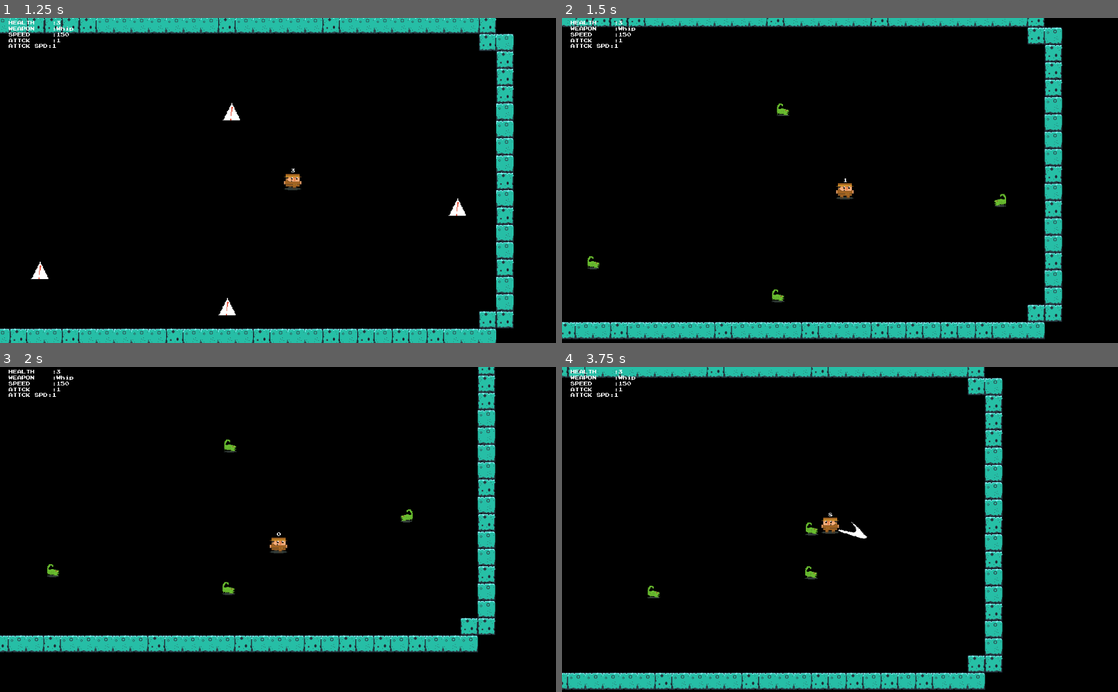
Above: before the commit, frames 1-4 (two rows, left to right).
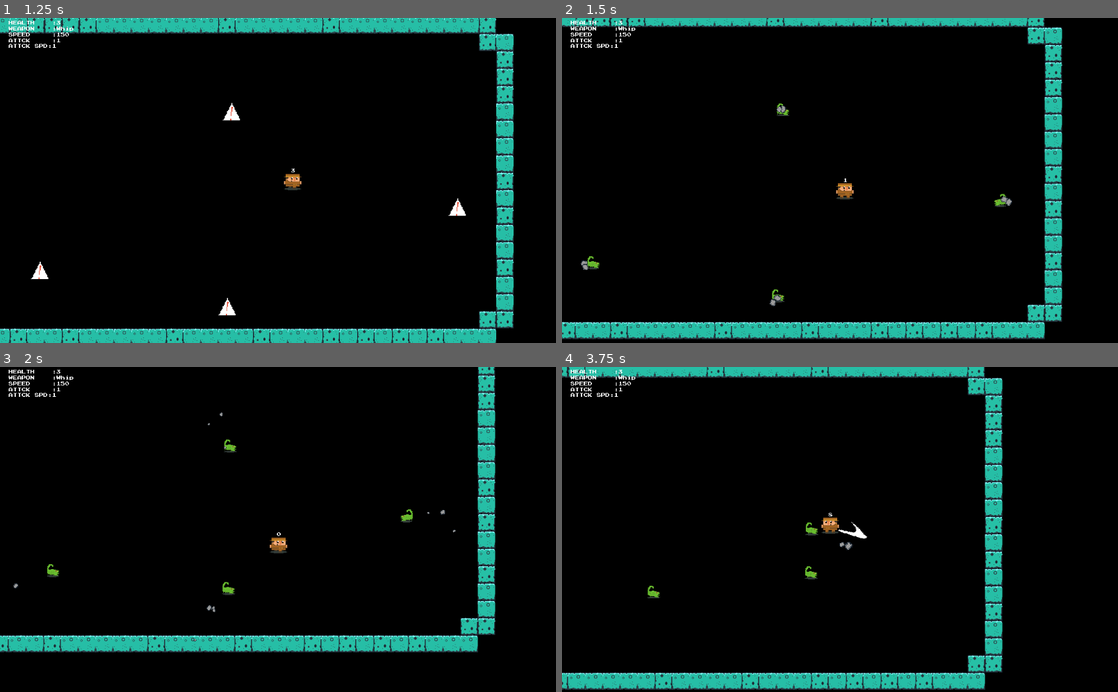
Above: after the commit, the same moments.

Repository: mcerdeira/curse-of-the-rogue
Game: Godot game, scene res://scenes/Main.tscn
Two runs of this game, one before a commit and one after it. Both use one fixed random seed, a clock stepped at 60 frames per second and the inputs below.
Inputs (mouse positions are in pixels of both pictures, inside the frame that each line leads up to):
- Up to frame 1 (1.25 s): move the mouse to (400, 164) at 0.52 s; press the mouse at (400, 164) at 0.53 s; hold D (right) from 0.53 s (still down)
- Up to frame 2 (1.5 s): move the mouse to (728, 196) at 1.27 s; release D (right) at 1.28 s; release the mouse at (728, 196) at 1.28 s; hold S (down) from 1.28 s (still down); right-click (728, 196) at 1.35 s
- Up to frame 3 (2 s): keep holding S (down)
- Up to frame 4 (3.75 s): move the mouse to (895, 458) at 2.02 s; release S (down) at 2.03 s; press the mouse at (895, 458) at 2.03 s; hold D (right) 2.03-2.78 s; move the mouse to (812, 594) at 2.77 s; release the mouse at (812, 594) at 2.78 s; hold W (up) 2.78-3.53 s; right-click (812, 594) at 2.85 s; move the mouse to (1006, 578) at 3.52 s; press the mouse at (1006, 578) at 3.53 s; hold A (left) from 3.53 s (still down)

Frame 1 is identical in both runs. In frame 2, 0.1% of the frame differs, in the area x 3-81%, y 26-89%; in frame 3, less than 0.1%; in frame 4, less than 0.1%.

Commit message:
Particles

Diff:
--- a/src/scenes/Enemy.gd
+++ b/src/scenes/Enemy.gd
@@ -4,21 +4,31 @@
 var iamasign = true
 var speed = 0
 var player_chase = null
+var particle = preload("res://scenes/particle2.tscn")
 
 func _ready():
 	$shadow.visible = false
 	$sprite.animation = "sign"
 	$area.add_to_group("enemies")
 
+func emit():
+	var p = particle.instance()
+	get_parent().add_child(p)
+	p.set_position(to_global(p.position))
+	p = particle.instance()
+	get_parent().add_child(p)
+	p.set_position(to_global(p.position))
+
 func _physics_process(delta):
 	if !iamasign:
-		$shadow.visible = true
-		find_player()
 		enemy_behaviour()
 	else:
 		if iamasign_ttl > 0:
 			iamasign_ttl -= 1 * delta
 		if iamasign_ttl <= 0:
+			$shadow.visible = true
+			emit()
+			find_player()
 			set_type()
 			iamasign = false
 
@@ -49,4 +59,5 @@
 
 func die():
 	if !iamasign:
+		emit()
 		queue_free()
